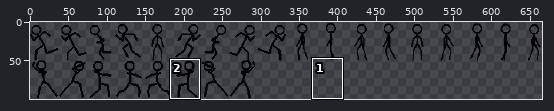
Sprite sheet, stored at assets/dude.png. Above, an overview of the earlier version with the close-up marked.
Close-up. First the earlier version:
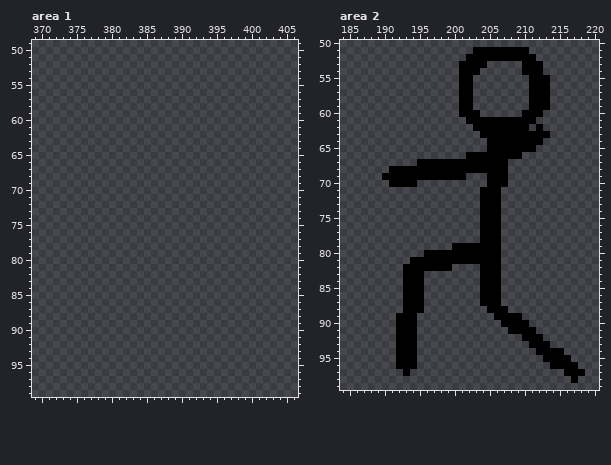
The file is 666x100 pixels. Pixels under 10% opacity are left out. Colours within 5 levels of each other are drawn and written as one. Shown: area 1: x 369..406, y 49..99; area 2: x 184..220, y 50..99. The commit also changed other parts of the picture, which this record leaves out.
New version:
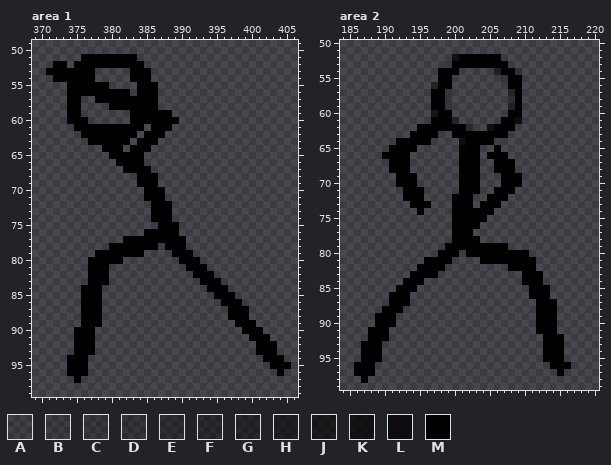
Palette (. is transparent): A #0000001d  B #00000026  C #00000036  D #00000043  E #0000005d  F #0000006c  G #00000076  H #0000008e  J #000000a1  K #000000be  L #000000cc  M #000000
The exact change:
Changed rows in their new state; - is an unchanged pixel.
Area 1:
first column x 371:
 51 -----MMMMMMMM----------------------
 52 -MM-MMMMMMMMMM---------------------
 53 MMMMMMM-----MMM--------------------
 54 -MMMMMM-----MMM--------------------
 55 ---MMMMMM----MMM-------------------
 56 ---MMMMMMMMM-MMM-------------------
 57 ---MM--MMMMMMMMM-------------------
 58 ---MM----MMMMMMM-------------------
 59 ---MM-------MMMMMM-----------------
 60 ---MMM------MMMMMMM----------------
 61 ----MMMMMMMMMM-MMM-----------------
 62 -----MMMMMMMM-MMM------------------
 63 ------MMMMMM-MMM-------------------
 64 --------MMM-MMM--------------------
 65 ---------MMMMM---------------------
 66 ----------MMMM---------------------
 67 -----------MMMM--------------------
 68 -------------MMM-------------------
 69 -------------MMM-------------------
 70 --------------MMM------------------
 71 --------------MMM------------------
 72 ---------------MMM-----------------
 73 ---------------MMM-----------------
 74 ---------------MMM-----------------
 75 ----------------MMM----------------
 76 --------------MMMMM----------------
 77 -----------MMMMMMMMM---------------
 78 ---------MMMMMMM-MMM---------------
 79 -------MMMMMMM----MMM--------------
 80 ------MMMMM--------MMM-------------
 81 ------MMM-----------MMM------------
 82 ------MMM------------MMM-----------
 83 ------MMM-------------MMM----------
 84 -----MMM---------------MMM---------
 85 -----MMM----------------MMM--------
 86 -----MMM-----------------MMM-------
 87 -----MMM------------------MMM------
 88 -----MMM------------------MMM------
 89 -----MMM-------------------MMM-----
 90 ----MMM---------------------MMM----
 91 ----MMM----------------------MMM---
 92 ----MMM-----------------------MMM--
 93 ----MMM-----------------------MMM--
 94 ---MMM-------------------------MMM-
 95 ---MMM--------------------------MMM
 96 ---MMM---------------------------M-
 97 ----M------------------------------
Area 2:
first column x 186:
 51 -----------------........--------
 52 --------------KM-----.....-------
 53 -------------CM----MMM--...------
 54 ------------MMM...--HMMC...------
 55 ------------MM-..----DMM-...-----
 56 -----------FMM-..-----MM-...-----
 57 -----------MMD-..-----FM-...-----
 58 -----------MMB-..-----EM-...-----
 59 -----------MMD-..-----GM-...-----
 60 -----------JMM-...----MM...------
 61 -----------MMMF-.....--L..-------
 62 ---------MMMMMMMF..K---..-.------
 63 --------MMMM--MMMM----......-----
 64 ------MMMMM----LMMM-A......------
 65 -----MMMM------MMM-.-.....-------
 66 ----MMMM-------M--.---..---------
 67 -----MMM-......---..--M----------
 68 --------.......---..--M----------
 69 ----..---......-MM-..-MM---------
 70 -----.---------MMM-..-MM---------
 71 -------MMM-----MMM..-MM----------
 72 -------MMM----MMM-.--M-----------
 73 --------MMM---MMM----------------
 74 ---------M----MMMM--.------------
 75 --------------MMMM-..------------
 76 --------------MMMM...------------
 77 --------------MMM-...------------
 78 --------------MMMM...------------
 79 -------------M-------M-----------
 80 ----------..---.-----MMMM--------
 81 --------..----....---MMMMM-------
 82 -------..----.----...-MMMM-------
 83 -------.--MM------...---MMM------
 84 ------------------...---MMM------
 85 ------M--.--------...----MMM-----
 86 -----MM-..--------...----MMM-----
 87 -----MM-..--------...-----MMM----
 88 ----MMM...---------...----MMM----
 89 ---MMM...-----------....--MMM----
 90 ---MMM...------------....-MMM----
 91 --MMM-...-------------....MMM----
 92 --MMM-...---------------...MMM---
 93 -MMM--...----------------..-MM---
 94 -MMM--...-----------------.------
 95 -MMM--...---------------------.--
 96 MMM---...----------------------.-
 97 MMM----.---------------------M...
 98 -M-----------------------------.-
Pixel boxes of the changes (left, top, right, bottom) in both close-ups:
added: (46, 54, 291, 383)
changed: (354, 47, 585, 383)
